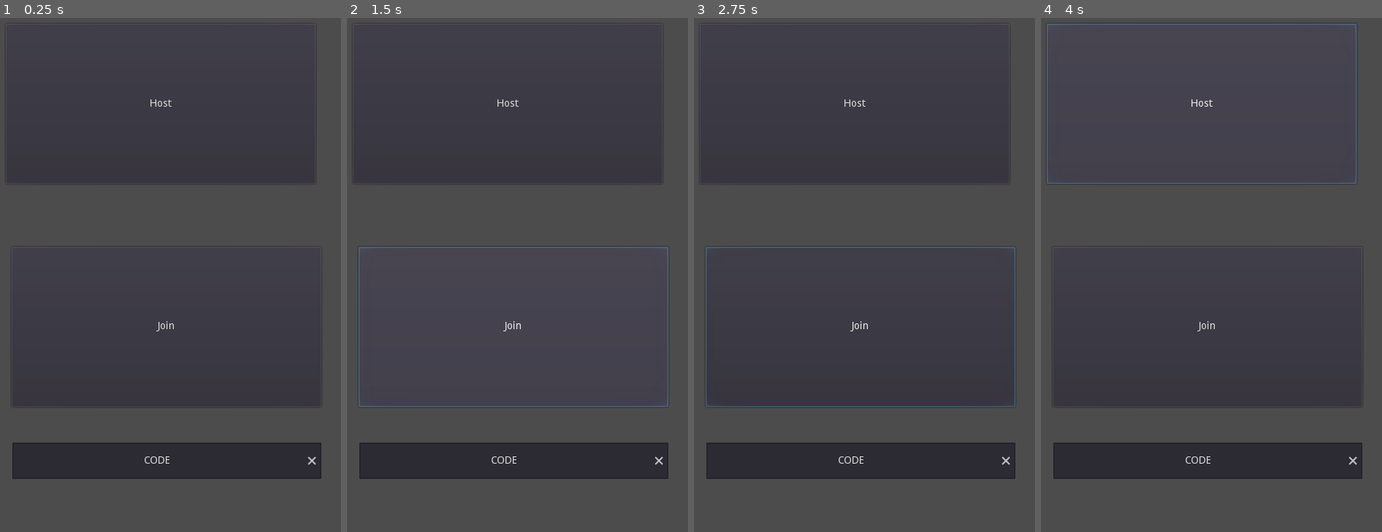
Above: before the commit, frames 1-4 (left to right).
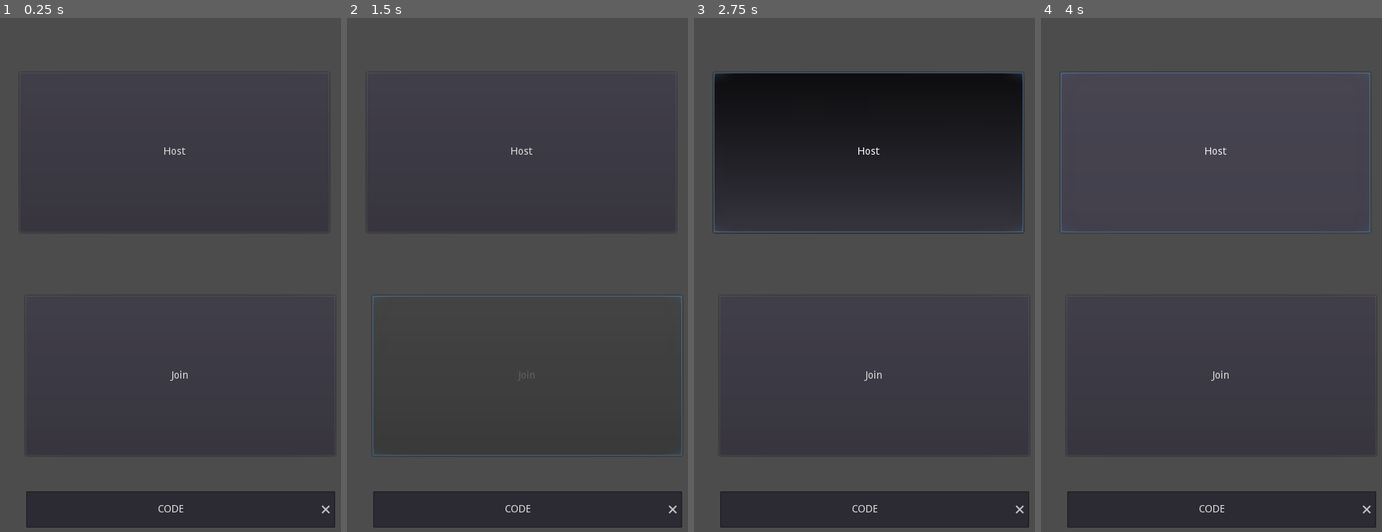
Above: after the commit, the same moments.

Repository: sammy-kuang/EvolutionChess
Game: Godot game, scene res://MainMenu.tscn
The game is run twice, just before and just after one commit, with the same random seed, the same clock (stepped at 60 frames per second) and the same inputs.
Inputs (mouse positions are in pixels of both pictures, inside the frame that each line leads up to):
- Up to frame 1 (0.25 s): no input
- Up to frame 2 (1.5 s): click "Host" at 0.5 s; click "Join" at 1.25 s
- Up to frame 3 (2.75 s): move the mouse to (994, 228) at 2.02 s; press the mouse at (994, 228) at 2.03 s
- Up to frame 4 (4 s): move the mouse to (1098, 285) at 2.77 s; release the mouse at (1098, 285) at 2.78 s; click (1098, 285) at 2.85 s; move the mouse to (1272, 131) at 3.52 s; hold R (undo) from 3.53 s (still down); click (1272, 131) at 3.8 s

The runs differ from the first frame. In frame 1, 11% of the frame differs, in the area x 3-99%, y 10-100%; in frame 2, 11%; in frame 3, 35%; in frame 4, 12%.

Commit message:
add team specific clients; add board flipping

Diff:
--- a/Instances/Tile.gd
+++ b/Instances/Tile.gd
@@ -19,12 +19,25 @@
 # Called when the node enters the scene tree for the first time.
 func _ready():
 	update_color()
-	set_label(index as String)
+	set_label("")
 
 	if tile_color == main_ref.black_color: # ui stuff
 		get_label().add_color_override("font_color", Color.white)
 
 func on_click():
+
+	# session
+	if Server.has_session: # we are in a multiplayer game!
+		if(main_ref.mouse_piece == null and piece != null):
+			if piece.team_index == Server.team_index: # make sure we're only picking up our team's pieces
+				main_ref.pickup(piece)
+		elif(main_ref.mouse_piece != null):
+			if main_ref.mouse_piece.is_possible_move(self):
+				main_ref.drop(main_ref.mouse_piece.get_possible_move(self))
+		return
+
+
+	# session less
 	if(main_ref.mouse_piece == null and piece != null):
 		main_ref.pickup(piece)
 	elif(main_ref.mouse_piece != null):
--- a/Main.gd
+++ b/Main.gd
@@ -21,6 +21,7 @@
 
 # team related
 var teams = []
+var current_turn = 0
 
 # Called when the node enters the scene tree for the first time.
 func _ready():
@@ -137,11 +138,14 @@
 		tp.tile = et
 		tp.visible = true
 
+func update_session_info(move : Move): # yikes. getting a bit messy
+	move.move_piece.times_moved += 1
+	move.move_piece.has_moved = true
+
 
 func moved(move : Move):
 	var move_piece = move.move_piece
-	move_piece.has_moved = true
-	move_piece.times_moved += 1
+	update_session_info(move) # Update the times moved, the has moved, etc
 
 	# store the moves that need to be pushed to the network
 	var network_updates = []
@@ -245,3 +249,9 @@
 
 func get_tiles():
 	return tiles
+
+func flip_board():
+	var camera : Camera2D = get_parent().get_node("Scene Camera")
+	camera.rotation_degrees = 180
+	for piece in pieces:
+		piece.flip_v = true
--- a/MainMenu.gd
+++ b/MainMenu.gd
@@ -1,6 +1,7 @@
 extends Node2D
 
-var join_cooldown = false
+onready var join_button : Button = get_node("Join")
+onready var cooldown_timer : Timer = get_node("Join/Cooldown")
 var code_edit : LineEdit = null
 
 # Called when the node enters the scene tree for the first time.
@@ -15,7 +16,16 @@
 func _on_Join_pressed():
 	Server.connect_to_session(str(code_edit.text))
 
+	# don't let the player spam the join button (don't overload the server with requests)
+	cooldown_timer.start()
+	join_button.disabled = true
+
 
 
 func _on_Cooldown_timeout():
-	join_cooldown = false
+	join_button.disabled = false
+
+
+func _on_CloseSession_pressed():
+	Server.request_close_session()
+	print("Close session button pressed")
--- a/MainMenu.tscn
+++ b/MainMenu.tscn
@@ -1,6 +1,7 @@
-[gd_scene load_steps=2 format=2]
+[gd_scene load_steps=3 format=2]
 
 [ext_resource path="res://MainMenu.gd" type="Script" id=1]
+[ext_resource path="res://Sprites/close_button.png" type="Texture" id=2]
 
 [node name="MainMenu" type="Node2D"]
 script = ExtResource( 1 )
@@ -10,20 +11,35 @@
 current = true
 
 [node name="Host" type="Button" parent="."]
-margin_left = 169.706
-margin_top = 79.196
-margin_right = 595.706
-margin_bottom = 299.196
+margin_left = 189.091
+margin_top = 146.468
+margin_right = 615.091
+margin_bottom = 366.468
 text = "Host"
 __meta__ = {
 "_edit_use_anchors_": false
 }
 
+[node name="CloseSession" type="TextureButton" parent="Host"]
+visible = false
+anchor_left = 0.5
+anchor_top = 0.5
+anchor_right = 0.5
+anchor_bottom = 0.5
+margin_left = 272.0
+margin_top = -32.0
+margin_right = 336.0
+margin_bottom = 32.0
+texture_normal = ExtResource( 2 )
+__meta__ = {
+"_edit_use_anchors_": false
+}
+
 [node name="Join" type="Button" parent="."]
-margin_left = 177.715
-margin_top = 386.209
-margin_right = 603.715
-margin_bottom = 606.209
+margin_left = 197.1
+margin_top = 453.481
+margin_right = 623.1
+margin_bottom = 673.481
 text = "Join"
 __meta__ = {
 "_edit_use_anchors_": false
@@ -33,10 +49,10 @@
 one_shot = true
 
 [node name="CodeEnter" type="LineEdit" parent="."]
-margin_left = 179.0
-margin_top = 655.0
-margin_right = 604.0
-margin_bottom = 705.0
+margin_left = 198.385
+margin_top = 722.272
+margin_right = 623.385
+margin_bottom = 772.272
 text = "CODE"
 align = 1
 clear_button_enabled = true
@@ -45,5 +61,6 @@
 }
 
 [connection signal="pressed" from="Host" to="." method="_on_Host_pressed"]
+[connection signal="pressed" from="Host/CloseSession" to="." method="_on_CloseSession_pressed"]
 [connection signal="pressed" from="Join" to="." method="_on_Join_pressed"]
 [connection signal="timeout" from="Join/Cooldown" to="." method="_on_Cooldown_timeout"]
--- a/Scene.tscn
+++ b/Scene.tscn
@@ -7,6 +7,7 @@
 
 [node name="Scene Camera" type="Camera2D" parent="."]
 offset = Vector2( 400, 400 )
+rotating = true
 current = true
 
 [node name="Main" parent="." instance=ExtResource( 1 )]
--- a/Scripts/Server.gd
+++ b/Scripts/Server.gd
@@ -14,7 +14,11 @@
 var scene = null
 var board : Main = null # Main type
 var enemy_id : int = -1
+var team_index = 0
 
+# ui stuff
+onready var code_enter : LineEdit = get_tree().get_root().get_node("MainMenu/CodeEnter")
+onready var close_session_button : TextureButton = get_tree().get_root().get_node("MainMenu/Host/CloseSession")
 
 # Called when the node enters the scene tree for the first time.
 func _ready():
@@ -38,22 +42,41 @@
 
 # -----------------------------------------
 
-# -- CREATING, JOINING, LEAVING SESSION START --
+# -- CREATING, CLOSING, JOINING, LEAVING SESSION START --
 
 func connect_to_session(code : String):
+	if has_session: # Don't let the player connect to a session if they already own one
+		print("Already in a session! Current session code: " + code)
+		return
+
 	rpc_id(1, "join_session_by_code", code)
 	print("Sent request to Game server: " + code)
 
 remote func on_session_connection():
 	print("Successfully connected to session!")
 	create_session_scene()
+	has_session = true
+	team_index = 1 # we must be black team, as we joined the game
 
 func request_new_session():
-	rpc_id(1, "create_session")
+	if !has_session: # Don't let the player create another session when they already have one
+		rpc_id(1, "create_session")
+	else:
+		print("We are already hosting a session! Code: " + code_enter.text)
 
-remote func on_new_session_success():
-	print("Successfully created a new session!")
+remote func on_new_session_success(session_code):
+	print("Successfully created a new session: " + str(session_code))
 	create_session_scene()
+	set_code_text(session_code)
+	has_session = true # we have a session now! Don't let us join another one or create another one
+	close_session_button.visible = true
+
+func request_close_session(): # If the host wants to close their session
+	rpc_id(1, "host_request_close_session")
+
+remote func on_session_close_request_success():
+	session_close()
+	reset_ui()
 
 # -----------------------------------------
 
@@ -74,14 +97,39 @@
 	scene.get_node("Scene Camera").current = state
 	scene.visible = state
 
+func set_code_text(code):
+	code_enter.text = code
+	code_enter.editable = false
+
+func reset_ui():
+	code_enter.editable = true
+	code_enter.text = "CODE"
+	close_session_button.visible = false
+
+
 # -----------------------------------------
 
-# -- STARTING THE ACTUAL SESSION --
+# -- STARTING/CLOSING THE ACTUAL SESSION --
 
 remote func session_start(id : int):
 	enemy_id = id
 	set_scene_visibility(true)
 	set_ui_visibility(false)
+	has_session = true
+
+	if team_index == 1: # are we black team?
+		board.flip_board()
+
+remote func session_close(message : String = ""):
+	set_scene_visibility(false)
+	set_ui_visibility(true)
+	reset_ui()
+	enemy_id = -1
+	has_session = false
+	team_index = 0
+
+	# delete previous board
+	scene.queue_free()
 
 # -----------------------------------------
 
@@ -95,6 +143,8 @@
 
 
 remote func process_move(a,b,c,d):
-	board.move(board.decipher_move_indexes(int(a),int(b),int(c),int(d)))
+	var move = board.decipher_move_indexes(int(a),int(b),int(c),int(d))
+	board.update_session_info(move)
+	board.move(move)
 #	print(board.decipher_move_indexes(int(a),int(b),int(c),int(d)).taken_piece)
 # -----------------------------------------
Binary file added: Sprites/close_button.png
Not shown, added: Sprites/close_button.png.import
Not shown, changed: Builds/EvolutionChess.exe
Not shown, added: Builds/EvolutionChess.pck
